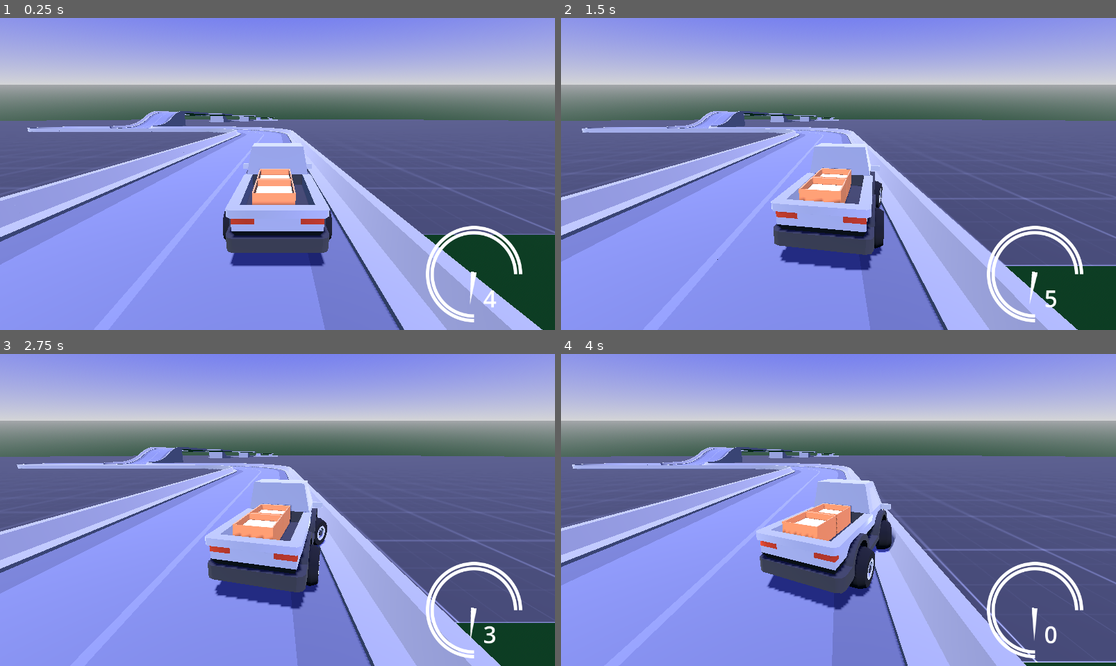
Above: before the commit, frames 1-4 (two rows, left to right).
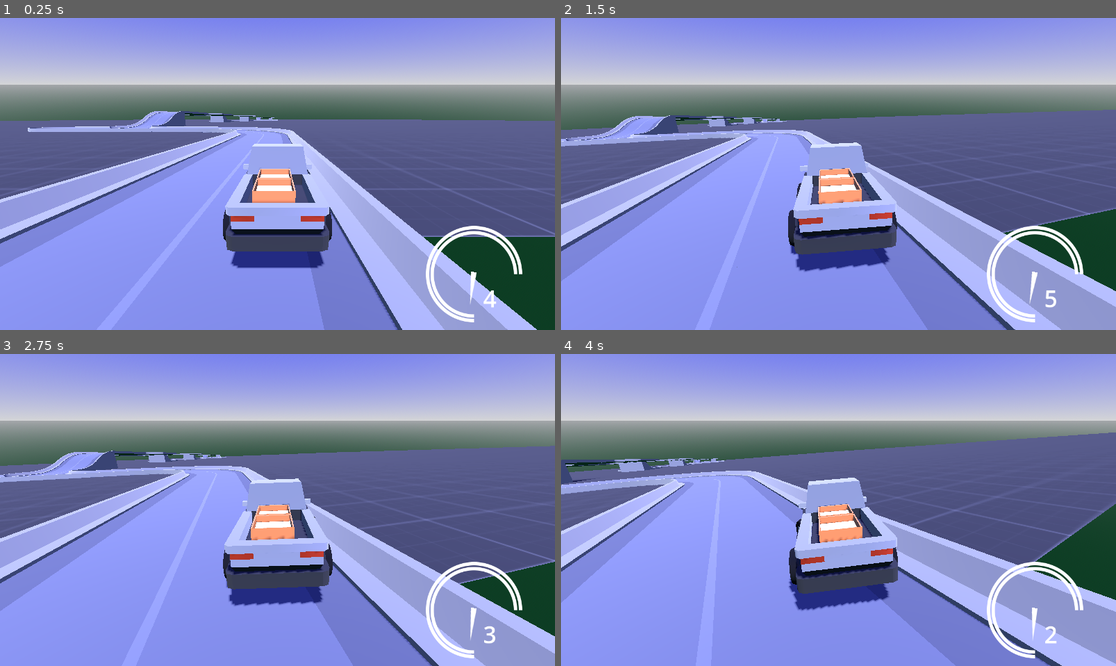
Above: after the commit, the same moments.

Repository: Yngwarr/tofu-delivery-game
Game: Godot game, scene res://scenes/Game.tscn
The game is run twice, just before and just after one commit, with the same random seed, the same clock (stepped at 60 frames per second) and the same inputs.
Inputs:
- Up to frame 1 (0.25 s): no input
- Up to frame 2 (1.5 s): hold D (steer_right) 0.53-1.28 s; tap W (throttle) at 0.6, 1.35 s; hold S (brake) from 1.28 s (still down)
- Up to frame 3 (2.75 s): release S (brake) at 2.03 s; hold D (steer_right) from 2.03 s (still down); tap W (throttle) at 2.1 s
- Up to frame 4 (4 s): tap W (throttle) at 2.85, 3.6 s; release D (steer_right) at 3.53 s; hold A (steer_left) from 3.53 s (still down)

The runs differ from the first frame. In frame 1, 3.4% of the frame differs, in the area x 0-100%, y 29-100%; in frame 2, 24%; in frame 3, 24%; in frame 4, 32%, in the area x 0-100%, y 25-100%.

Commit message:
fixed suspension not being able to handle the WEIGHT! :D

Diff:
--- a/project.godot
+++ b/project.godot
@@ -42,7 +42,6 @@
 
 3d_physics/layer_1="player_car"
 3d_physics/layer_2="road_and_barriers"
-3d_physics/layer_3="tofu"
 
 [physics]
 
--- a/scenes/Car.tscn
+++ b/scenes/Car.tscn
@@ -7,12 +7,17 @@
 [ext_resource type="PackedScene" uid="uid://u8myc7bt2m1t" path="res://models/cars/truckFlat.glb" id="4_40kqm"]
 [ext_resource type="PackedScene" uid="uid://yj1ac53ymcho" path="res://scenes/tofu_box.tscn" id="6_jm0d0"]
 
+[sub_resource type="PhysicsMaterial" id="PhysicsMaterial_yjs3a"]
+bounce = 0.5
+
 [sub_resource type="ConvexPolygonShape3D" id="ConvexPolygonShape3D_itm1b"]
 points = PackedVector3Array(0.75, 0.599961, -0.750199, 0.75, 0.499932, -0.750199, 0.75, 0.599961, -0.850184, 0.449883,  …(1076 unchanged characters)…
 
 [node name="Car" type="VehicleBody3D"]
 collision_mask = 2
 mass = 1000.0
+physics_material_override = SubResource("PhysicsMaterial_yjs3a")
+continuous_cd = true
 script = ExtResource("1_uwfxo")
 
 [node name="CollisionShape3D" type="CollisionShape3D" parent="."]
@@ -63,7 +68,6 @@
 
 [node name="CameraPivot" type="Node3D" parent="."]
 script = ExtResource("2_gm2jt")
-rotation_threshold = 10
 
 [node name="Camera" type="Camera3D" parent="CameraPivot"]
 transform = Transform3D(-1, -2.4869e-14, -8.74228e-08, -3.51995e-08, 0.915361, 0.402635, 8.00234e-08, 0.402635, -0.915361, -2.25604e-07, 3.97315, -6.43922)
--- a/scenes/Wheel.tscn
+++ b/scenes/Wheel.tscn
@@ -9,7 +9,7 @@
 wheel_friction_slip = 1.0
 suspension_travel = 0.1
 suspension_stiffness = 70.0
-suspension_max_force = 4000.0
+suspension_max_force = 7000.0
 damping_compression = 1.9
 damping_relaxation = 2.0
 script = ExtResource("1_57pye")
Not shown: 1 places in scenes/Car.tscn that only renumber resources
